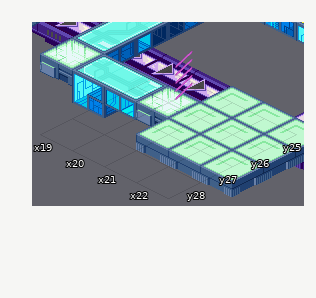
Tiled map, stored at areas/Scilab1.tmx. Above: the version before the commit.
Cells are 64x32 px. Isometric: x runs down to the right, y down to the left. Shown: x 19..22, y 25..28.
And afterwards:
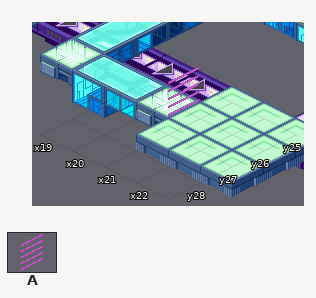
Key: from "gate": A 0 flipped left-right.
Objects are placed by the point they stand on, in cells (3,4 is the top-left corner of cell 3,4); size is 1x1 cell unless given.
What changed:
Layer "Object Layer 4":
added: A at 22,28 size 1x1.6
removed: A at 21.5,27.5 size 0.5x1.6
